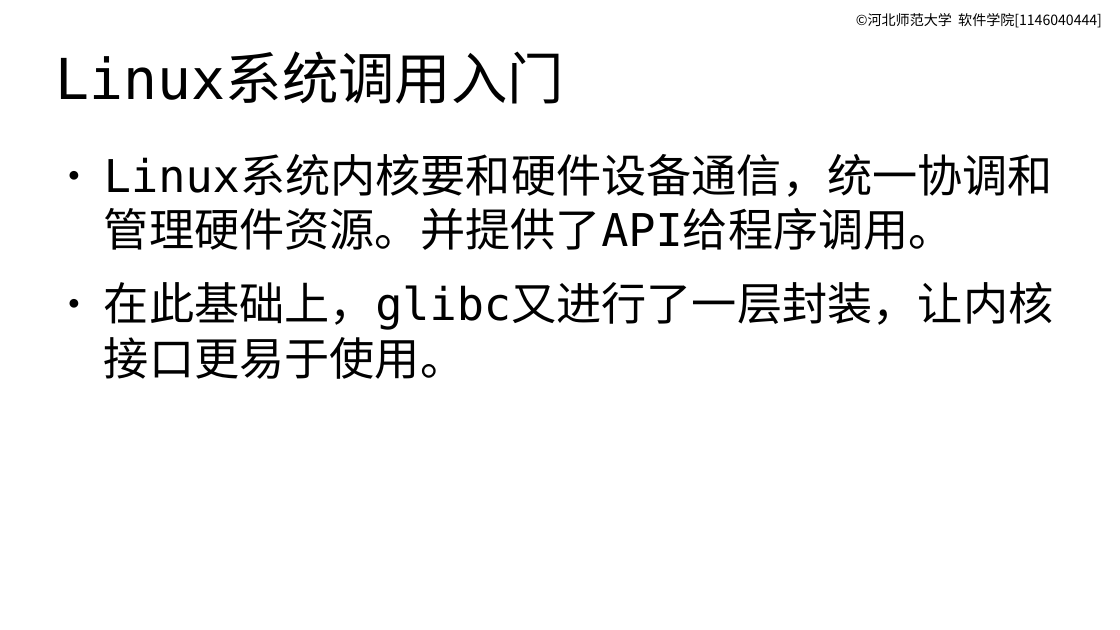
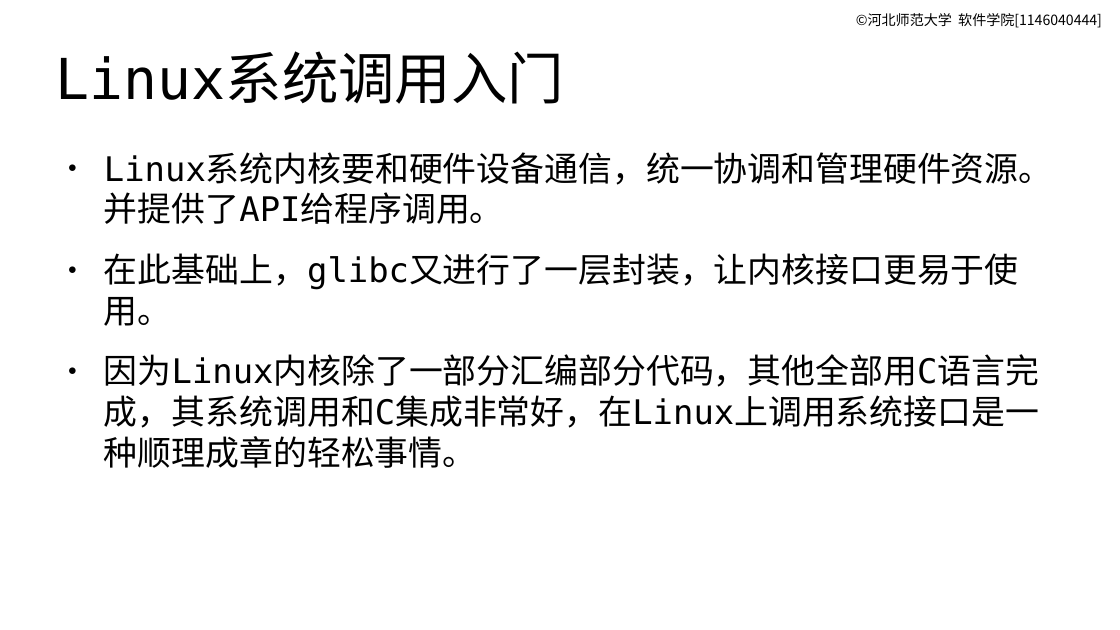
Before and after one commit to master-genius/linux-system, a slide deck: slide 9 of materials/slides/ch14-linux-c-env.odp (slide 7 before the commit). Drawn at 1120x630 pixels with LibreOffice and Linux fonts; fonts in the diff are those of the drawing. Boxes give left, top, right and bottom in pixels: in the first picture for what was removed or moved away, otherwise in the second. Text is boxed around its words. In the diff, an @@ line names an element or a change of style, - is before the commit and + after.

```diff
--- a/materials/slides/ch14-linux-c-env.odp
+++ b/materials/slides/ch14-linux-c-env.odp
@@ text at [104,153,1053,326]: size 32 to 24 pt in "Linux系统内核要和硬件设备通信，统一协调和管理硬件资源。并提供了API给程序调用。", "在此基础上，glibc又进行了一层封装，让内核接口更易于使用。" @@
@@ text at [104,354,1039,468]: paragraph added @@
+● 因为Linux内核除了一部分汇编部分代码，其他全部用C语言完成，其系统调用和C集成非常好，在Linux上调用系统接口是一种顺理成章的轻松事情。
```
Also in this commit, not shown: 8 other slides changed, 3 slides added, 1 slide removed, 2 other files.
